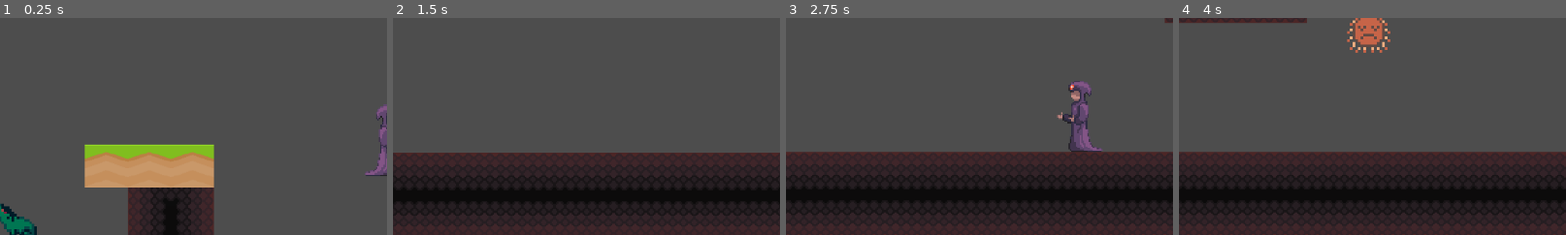
Above: before the commit, frames 1-4 (left to right).
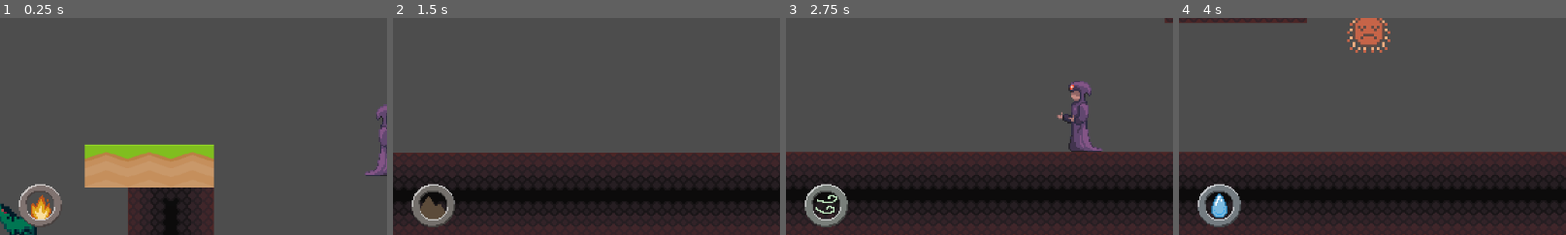
Above: after the commit, the same moments.

Repository: hanseei/superwizquest
Game: Godot game, scene res://Assets/Nodes/Scenes/TestStage.tscn
Two runs of this game, one before a commit and one after it. Both use one fixed random seed, a clock stepped at 60 frames per second and the inputs below.
Inputs:
- Up to frame 1 (0.25 s): no input
- Up to frame 2 (1.5 s): hold Shift (shift) 0.53-1.28 s; hold D (move_right) from 0.53 s (still down); tap W (move_up) at 0.77 s; tap Shift (shift) at 1.35 s
- Up to frame 3 (2.75 s): tap W (move_up) at 1.52 s; release D (move_right) at 2.03 s; hold A (move_left) from 2.03 s (still down); hold Space (space) from 2.03 s (still down); tap Shift (shift) at 2.3 s
- Up to frame 4 (4 s): release A (move_left) at 2.78 s; release Space (space) at 2.78 s; hold D (move_right) from 2.78 s (still down); tap Shift (shift) at 2.85 s; tap W (move_up) at 3.02, 3.77 s; hold Shift (shift) from 3.53 s (still down)
The pictures show only the part of the screen within x 0-50%, y 49-99%; the shares and areas given below are measured in that part.

The runs differ from the first frame. In frame 1, 1.3% of the frame differs, in the area x 4-17%, y 76-97%; in frame 2, 1.5%; in frame 3, 1.2%; in frame 4, 1.4%.

Commit message:
Implemented UI icons

Diff:
--- a/Assets/Nodes/Actors/Player/Scripts/player.gd
+++ b/Assets/Nodes/Actors/Player/Scripts/player.gd
@@ -29,6 +29,8 @@
 var down_key = false
 
 func _ready():
+
+	$"Ui-canvas/Ui-icon/AnimatedSprite2D".animation = current_element
 	if has_node(spawn_point_node):
 		spawn_point = get_node(spawn_point_node).global_position
 
@@ -82,6 +84,7 @@
 	if event.is_action_pressed("shift"):
 		current_element_index = (current_element_index + 1) % elements.size()
 		current_element = elements[current_element_index]
+		$"Ui-canvas/Ui-icon/AnimatedSprite2D".animation = current_element
 		print("Switched to:", current_element)
 
 
--- a/Assets/Nodes/Actors/Player/player.tscn
+++ b/Assets/Nodes/Actors/Player/player.tscn
@@ -1,8 +1,9 @@
-[gd_scene load_steps=7 format=3 uid="uid://clnon8w5k6rob"]
+[gd_scene load_steps=8 format=3 uid="uid://clnon8w5k6rob"]
 
 [ext_resource type="Script" uid="uid://cr0v4yndcrjtr" path="res://Assets/Nodes/Actors/Player/Scripts/player.gd" id="1_onrkg"]
 [ext_resource type="Texture2D" uid="uid://l34rjwen4gir" path="res://Assets/Images/Spritesheets/wizard.png" id="2_6x2t2"]
 [ext_resource type="PackedScene" uid="uid://dia7x2akacw3y" path="res://Assets/Nodes/Actors/Player/wind.tscn" id="3_6x2t2"]
+[ext_resource type="PackedScene" uid="uid://dhe32jvxc5xqf" path="res://Assets/Nodes/UI/UI-canvas.tscn" id="4_r4ruf"]
 
 [sub_resource type="RectangleShape2D" id="RectangleShape2D_44cfe"]
 size = Vector2(26, 104)
@@ -47,3 +48,5 @@
 
 [node name="Orb" type="Marker2D" parent="."]
 gizmo_extents = 5.0
+
+[node name="Ui-canvas" parent="." instance=ExtResource("4_r4ruf")]
--- a/Assets/Nodes/Scenes/TestStage.tscn
+++ b/Assets/Nodes/Scenes/TestStage.tscn
@@ -359,6 +359,7 @@
 [node name="Camera2D" type="Camera2D" parent="Player"]
 offset = Vector2(0, -64)
 zoom = Vector2(2, 2)
+limit_left = -1000
 position_smoothing_enabled = true
 drag_left_margin = 0.5
 drag_right_margin = 0.53
--- /dev/null
+++ b/Assets/Nodes/UI/UI-canvas.tscn
@@ -0,0 +1,17 @@
+[gd_scene load_steps=2 format=3 uid="uid://dhe32jvxc5xqf"]
+
+[ext_resource type="PackedScene" uid="uid://bcsow3affqx1j" path="res://Assets/Nodes/UI/UI-icon.tscn" id="1_qegfr"]
+
+[node name="Ui-canvas" type="CanvasLayer"]
+
+[node name="Ui-icon" parent="." instance=ExtResource("1_qegfr")]
+anchors_preset = 2
+anchor_top = 1.0
+anchor_right = 0.0
+offset_left = 60.0
+offset_top = -48.0
+offset_right = 60.0
+offset_bottom = -48.0
+grow_horizontal = 1
+grow_vertical = 0
+scale = Vector2(2, 2)
--- /dev/null
+++ b/Assets/Nodes/UI/UI-icon.tscn
@@ -0,0 +1,99 @@
+[gd_scene load_steps=11 format=3 uid="uid://bcsow3affqx1j"]
+
+[ext_resource type="Texture2D" uid="uid://bhwg7tu0af0fq" path="res://Assets/Images/UI-elements/UI-icons.png" id="1_4awtp"]
+
+[sub_resource type="AtlasTexture" id="AtlasTexture_s0ll4"]
+atlas = ExtResource("1_4awtp")
+region = Rect2(0, 0, 32, 32)
+
+[sub_resource type="AtlasTexture" id="AtlasTexture_j1vv8"]
+atlas = ExtResource("1_4awtp")
+region = Rect2(32, 0, 32, 32)
+
+[sub_resource type="AtlasTexture" id="AtlasTexture_yoa4e"]
+atlas = ExtResource("1_4awtp")
+region = Rect2(0, 32, 32, 32)
+
+[sub_resource type="AtlasTexture" id="AtlasTexture_v2oue"]
+atlas = ExtResource("1_4awtp")
+region = Rect2(32, 32, 32, 32)
+
+[sub_resource type="AtlasTexture" id="AtlasTexture_e0gyh"]
+atlas = ExtResource("1_4awtp")
+region = Rect2(0, 32, 32, 32)
+
+[sub_resource type="AtlasTexture" id="AtlasTexture_abhi1"]
+atlas = ExtResource("1_4awtp")
+region = Rect2(32, 32, 32, 32)
+
+[sub_resource type="AtlasTexture" id="AtlasTexture_juyiu"]
+atlas = ExtResource("1_4awtp")
+region = Rect2(32, 0, 32, 32)
+
+[sub_resource type="AtlasTexture" id="AtlasTexture_r60vr"]
+atlas = ExtResource("1_4awtp")
+region = Rect2(0, 0, 32, 32)
+
+[sub_resource type="SpriteFrames" id="SpriteFrames_rrl52"]
+animations = [{
+"frames": [{
+"duration": 1.0,
+"texture": SubResource("AtlasTexture_s0ll4")
+}, {
+"duration": 1.0,
+"texture": SubResource("AtlasTexture_j1vv8")
+}, {
+"duration": 1.0,
+"texture": SubResource("AtlasTexture_yoa4e")
+}, {
+"duration": 1.0,
+"texture": SubResource("AtlasTexture_v2oue")
+}],
+"loop": true,
+"name": &"default",
+"speed": 5.0
+}, {
+"frames": [{
+"duration": 1.0,
+"texture": SubResource("AtlasTexture_e0gyh")
+}],
+"loop": true,
+"name": &"earth",
+"speed": 5.0
+}, {
+"frames": [{
+"duration": 1.0,
+"texture": SubResource("AtlasTexture_abhi1")
+}],
+"loop": true,
+"name": &"fire",
+"speed": 5.0
+}, {
+"frames": [{
+"duration": 1.0,
+"texture": SubResource("AtlasTexture_juyiu")
+}],
+"loop": true,
+"name": &"water",
+"speed": 5.0
+}, {
+"frames": [{
+"duration": 1.0,
+"texture": SubResource("AtlasTexture_r60vr")
+}],
+"loop": true,
+"name": &"wind",
+"speed": 5.0
+}]
+
+[node name="Ui-icon" type="Control"]
+layout_mode = 3
+anchors_preset = 15
+anchor_right = 1.0
+anchor_bottom = 1.0
+grow_horizontal = 2
+grow_vertical = 2
+
+[node name="AnimatedSprite2D" type="AnimatedSprite2D" parent="."]
+texture_filter = 1
+sprite_frames = SubResource("SpriteFrames_rrl52")
